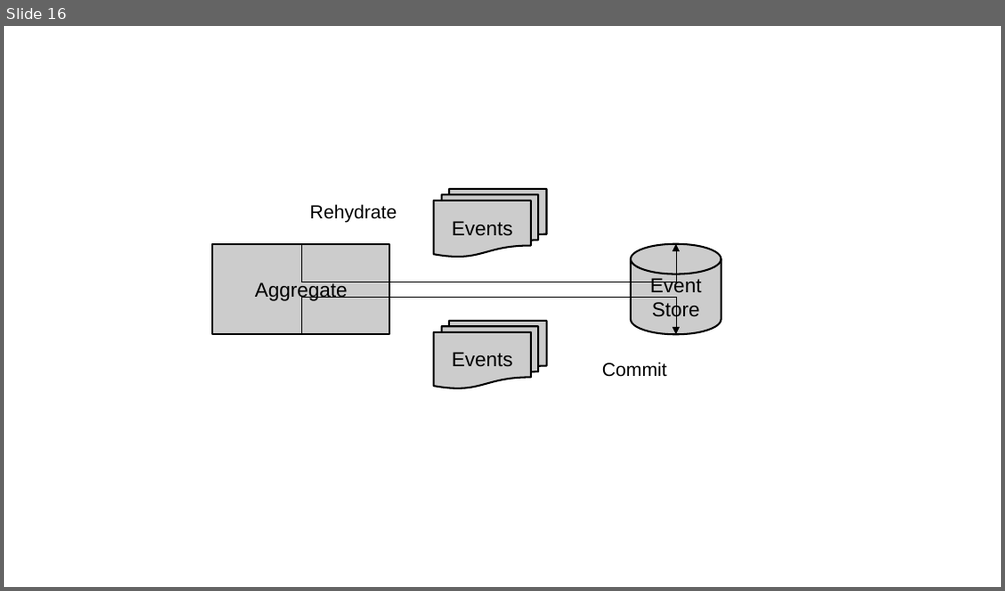
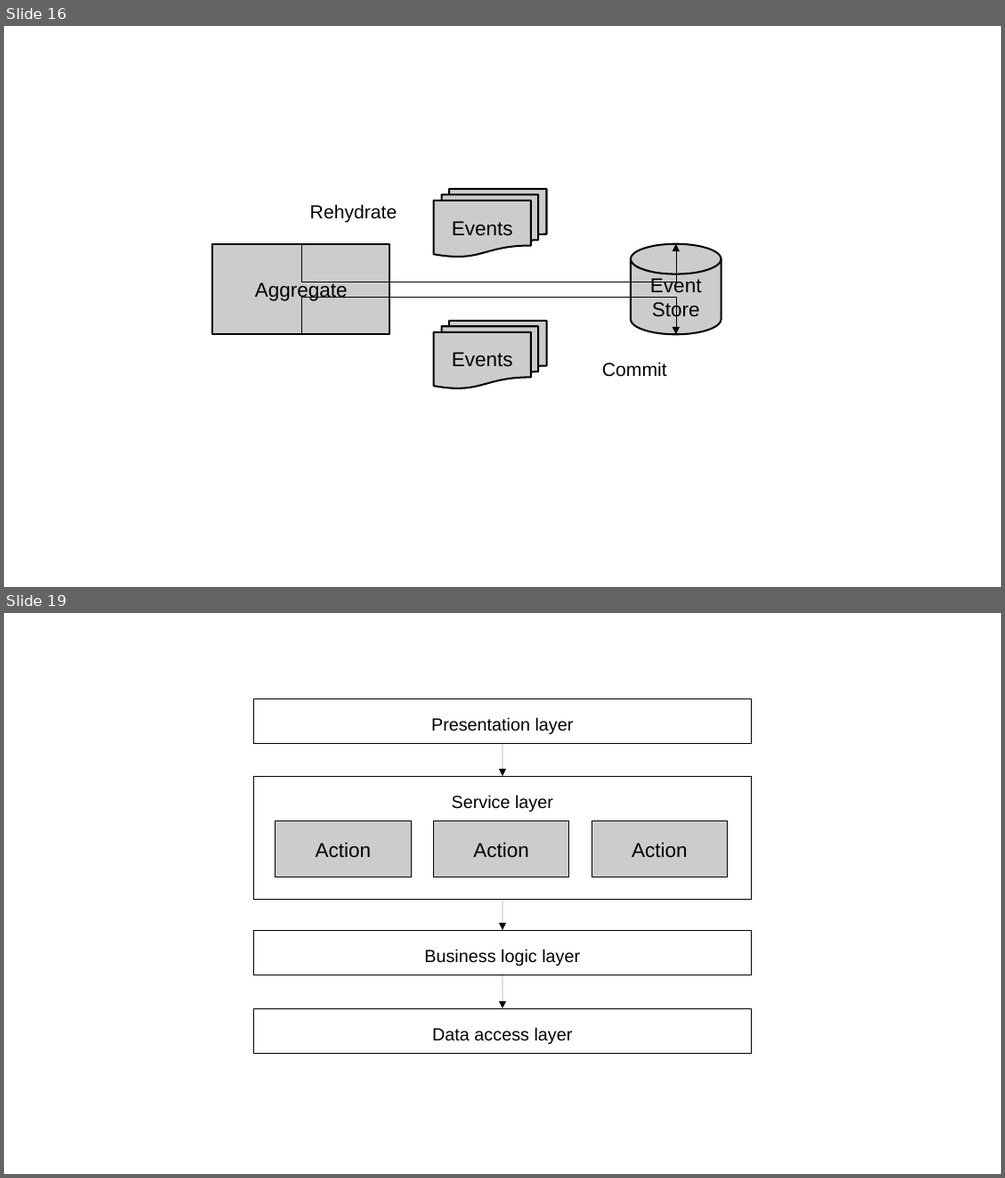
Before and after one commit to megakevin/end-point-blog, a slide deck: 2025/09/high-level-system-analysis-and-design-ddd-part-1/diagrams.odp. Shown one above the other, each under a label of ours: slide 16 before the commit, slides 16 and 19 after it; the slides between them are not shown. The pictures are 1005x591 and 1005x1178 pixels, drawn with LibreOffice and Linux fonts; fonts in the diff are those of the drawing. Boxes give left, top, right and bottom in pixels: in the first picture for what was removed or moved away, otherwise in the second. Text is boxed around its words. In the diff, an @@ line names an element or a change of style, - is before the commit and + after.

```diff
--- a/2025/09/high-level-system-analysis-and-design-ddd-part-1/diagrams.odp
+++ b/2025/09/high-level-system-analysis-and-design-ddd-part-1/diagrams.odp
@@ slide 19 added at (x1=4, y1=613, x2=1001, y2=1174), background #FFFFFF @@
@@ rectangle added at (x1=230, y1=681, x2=773, y2=1065), fill #FFFFFF, outline #FFFFFF 0 pt @@
@@ rectangle added at (x1=254, y1=699, x2=751, y2=744), fill #FFFFFF, outline #000000 0 pt, 14 pt, text #000000 @@
+Presentation layer
@@ arrow added from (502, 744) to (502, 776), #000000 0 pt @@
@@ rectangle added at (x1=254, y1=776, x2=751, y2=899), fill #FFFFFF, outline #000000 0 pt, 14 pt, text #000000 @@
+Service layer
@@ rectangle added at (x1=275, y1=821, x2=411, y2=876), fill #CCCCCC, outline #000000 0 pt, 16 pt, text #000000 @@
+Action
@@ rectangle added at (x1=434, y1=821, x2=569, y2=877), fill #CCCCCC, outline #000000 0 pt, 16 pt, text #000000 @@
+Action
@@ rectangle added at (x1=592, y1=821, x2=728, y2=876), fill #CCCCCC, outline #000000 0 pt, 16 pt, text #000000 @@
+Action
@@ arrow added from (502, 900) to (502, 931), #000000 0 pt @@
@@ rectangle added at (x1=254, y1=931, x2=751, y2=976), fill #FFFFFF, outline #000000 0 pt, 14 pt, text #000000 @@
+Business logic layer
@@ arrow added from (502, 976) to (502, 1008), #000000 0 pt @@
@@ rectangle added at (x1=254, y1=1008, x2=751, y2=1054), fill #FFFFFF, outline #000000 0 pt, 14 pt, text #000000 @@
+Data access layer
```
Also in this commit, not shown: 5 other slides added, 7 other files.
